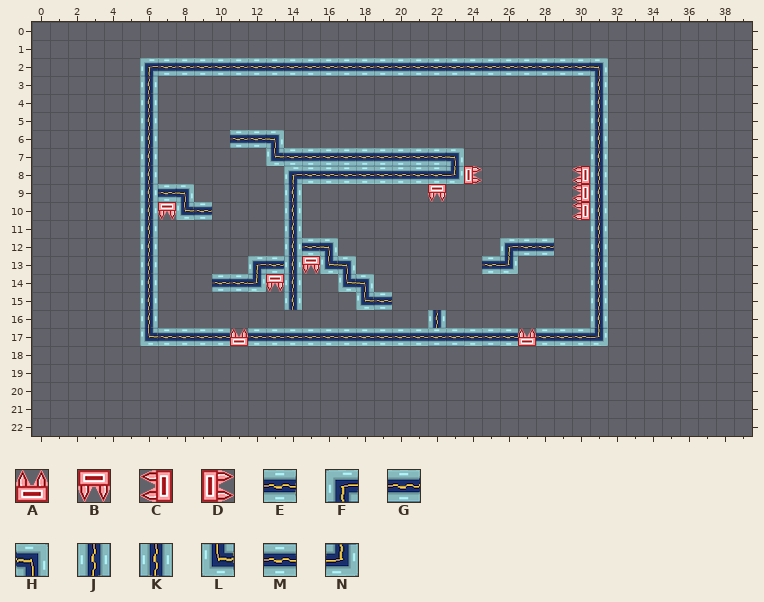
Tiled map: core/assets/level_1-6.tmx. Above, as it was before the edit.
Cells are 32x32 px. Shown: x 0..39, y 0..22.
Key: from "tileset": A 3, B 4, C 5, D 6, E 33, F 96, G 97, H 98, J 128, K 130, L 160, M 161, N 162.
_ is an empty cell.
Layer "platforms" before, first column x 0:
 0 ________________________________________
 1 ________________________________________
 2 ______FGGGGGGGGGGGGGGGGGGGGGGGGH________
 3 ______J________________________K________
 4 ______J________________________K________
 5 ______J________________________K________
 6 ______J____GGH_________________K________
 7 ______J______LGGGGGGGGGH_______K________
 8 ______J_______FMMMMMMMMND_____CK________
 9 ______JGH_____K_______B_______CK________
10 ______JBLG____K_______________CK________
11 ______J_______K________________K________
12 ______J_______KEH_________FGG__K________
13 ______J_____FGKBLH_______MN____K________
14 ______J___GGNBK__LH____________K________
15 ______J_______K___LG___________K________
16 ______J_______________J________K________
17 ______LMMMMAMMMMMMMMMMGGMGMAMMMN________
18 ________________________________________
19 ________________________________________
20 ________________________________________
21 ________________________________________
22 ________________________________________
After the commit:
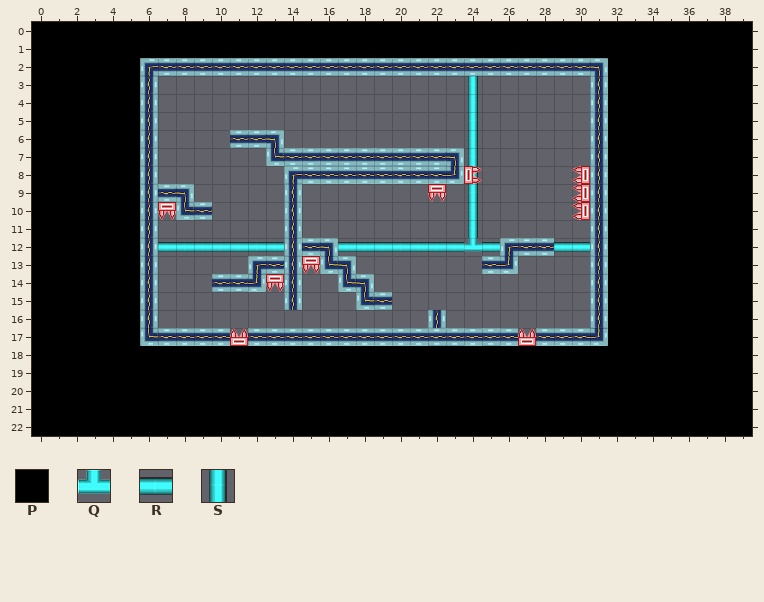
Further tiles: from "tileset": P 1, Q 66, R 68, S 104.
Difference:
Changed rows in their new state; . is an unchanged cell.
Layer "background":
first column x 7:
 3 .................S......
 4 .................S......
 5 .................S......
 6 .................S......
 7 .................S......
 8 .................S......
 9 .................S......
10 .................S......
11 .................S......
12 RRRRRRR...RRRRRRRQR...RR
Layer "platforms":
first column x 0:
 0 PPPPPPPPPPPPPPPPPPPPPPPPPPPPPPPPPPPPPPPP
 1 PPPPPPPPPPPPPPPPPPPPPPPPPPPPPPPPPPPPPPPP
 2 PPPPPP..........................PPPPPPPP
 3 PPPPPP..........................PPPPPPPP
 4 PPPPPP..........................PPPPPPPP
 5 PPPPPP..........................PPPPPPPP
 6 PPPPPP..........................PPPPPPPP
 7 PPPPPP..........................PPPPPPPP
 8 PPPPPP..........................PPPPPPPP
 9 PPPPPP..........................PPPPPPPP
10 PPPPPP..........................PPPPPPPP
11 PPPPPP..........................PPPPPPPP
12 PPPPPP..........................PPPPPPPP
13 PPPPPP..........................PPPPPPPP
14 PPPPPP..........................PPPPPPPP
15 PPPPPP..........................PPPPPPPP
16 PPPPPP..........................PPPPPPPP
17 PPPPPP..........................PPPPPPPP
18 PPPPPPPPPPPPPPPPPPPPPPPPPPPPPPPPPPPPPPPP
19 PPPPPPPPPPPPPPPPPPPPPPPPPPPPPPPPPPPPPPPP
20 PPPPPPPPPPPPPPPPPPPPPPPPPPPPPPPPPPPPPPPP
21 PPPPPPPPPPPPPPPPPPPPPPPPPPPPPPPPPPPPPPPP
22 PPPPPPPPPPPPPPPPPPPPPPPPPPPPPPPPPPPPPPPP
